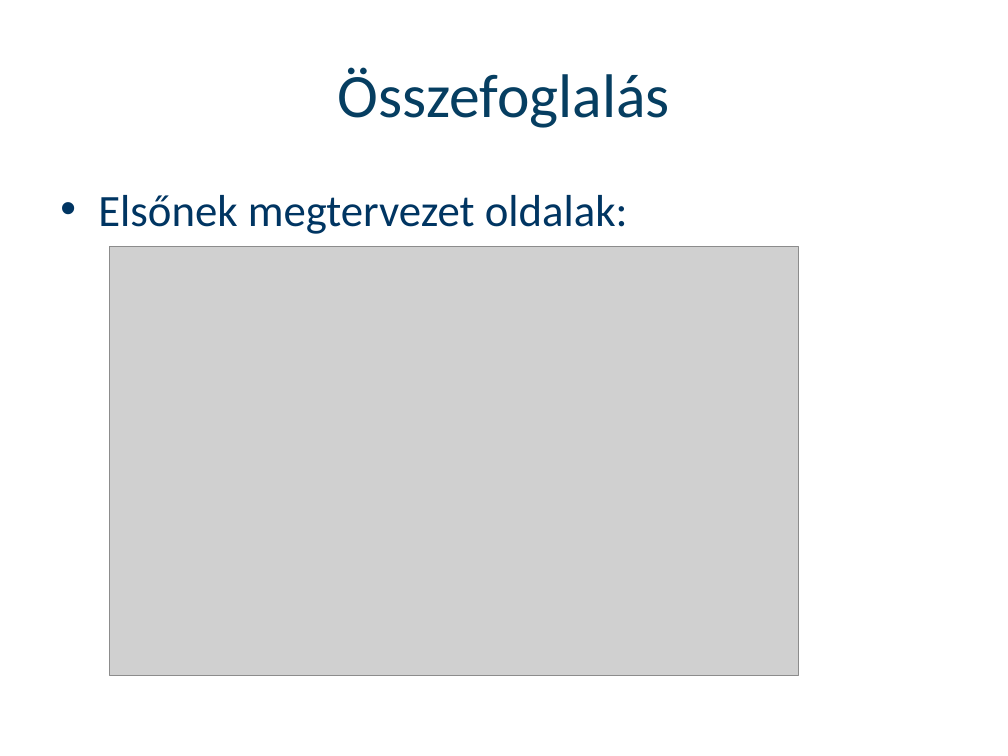
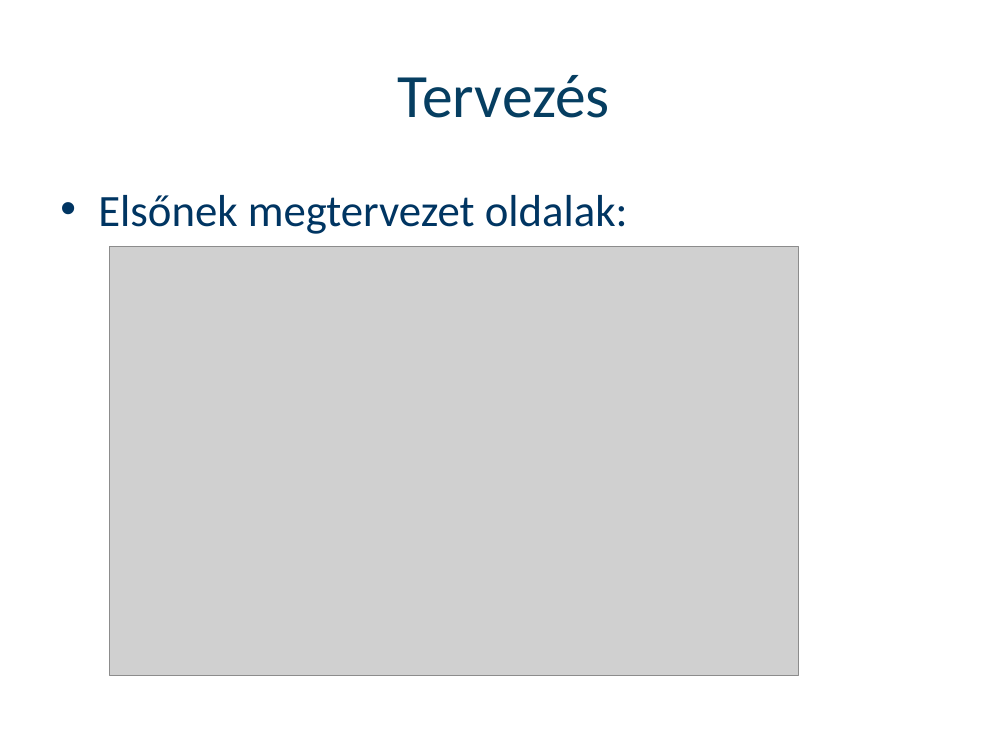
Before and after one commit to Mikihiko01/vedes_ppt, a slide deck: slide 4 of Tellér Ádám Védési ppt sablon minta.pptx. Drawn at 1008x756 pixels with LibreOffice and Linux fonts; fonts in the diff are those of the drawing; grey boxes stand for pictures; background and template pictures are left out. Boxes give left, top, right and bottom in pixels: in the first picture for what was removed or moved away, otherwise in the second. Text is boxed around its words. In the diff, an @@ line names an element or a change of style, - is before the commit and + after.

```diff
--- a/Tellér Ádám Védési ppt sablon minta.pptx
+++ b/Tellér Ádám Védési ppt sablon minta.pptx
@@ title at [398, 75, 610, 118]: text changed @@
-Összefoglalás
+Tervezés
```
Also in this commit, not shown: 5 other slides changed, 1 slide added, 1 slide removed.
